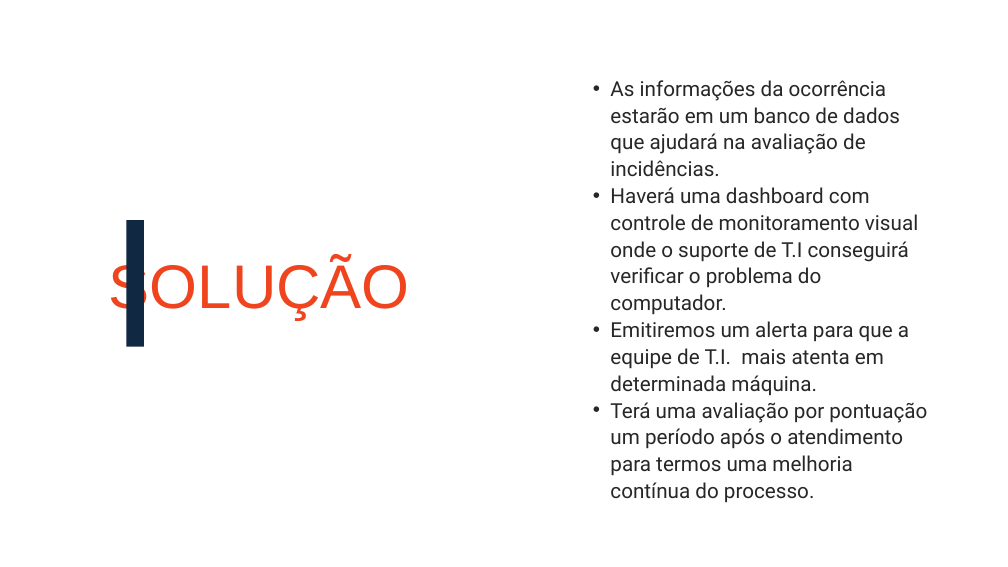
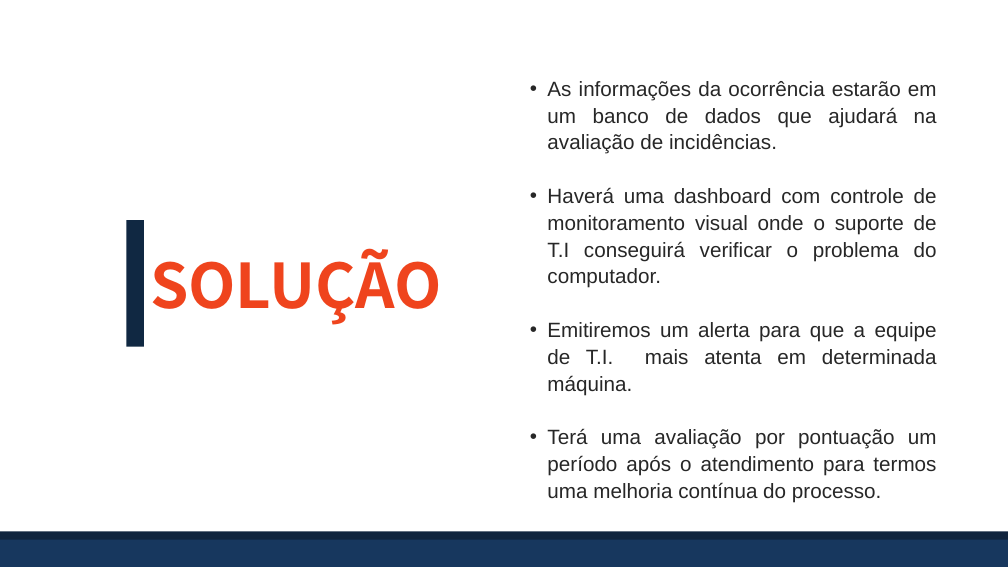
Before and after one commit to BandTec/grupo-05-adsa-20201, a slide deck: slide 5 of SuperVisorPower.pptx. Drawn at 1008x567 pixels with LibreOffice and Linux fonts; fonts in the diff are those of the drawing. Boxes give left, top, right and bottom in pixels: in the first picture for what was removed or moved away, otherwise in the second. Text is boxed around its words. In the diff, an @@ line names an element or a change of style, - is before the commit and + after.

```diff
--- a/SuperVisorPower.pptx
+++ b/SuperVisorPower.pptx
@@ text "As informações da ocorrência estarão ...": place and size @@
-text "As informações da ocorrência estarão ..." at [610,80,927,503]
+text "As informações da ocorrência estarão ..." at [547,81,937,503]
@@ text "As informações da ocorrência estarão ..." at [547,81,937,503]: font Roboto to Arial; alignment left to justified @@
@@ text "SOLUÇÃO": place and size @@
-text "SOLUÇÃO" at [109,259,410,320]
+text "SOLUÇÃO" at [150,248,442,324]
@@ text "SOLUÇÃO" at [150,248,442,324]: font Arial to Noto Sans CJK KR, bold on @@
@@ rectangle added at [0,535,1008,566], fill #17375E @@
@@ rectangle added at [0,531,1008,540], fill #0F243E @@
```
Also in this commit, not shown: 13 other slides changed, 5 slides added, 3 slides removed, 3 other files.
